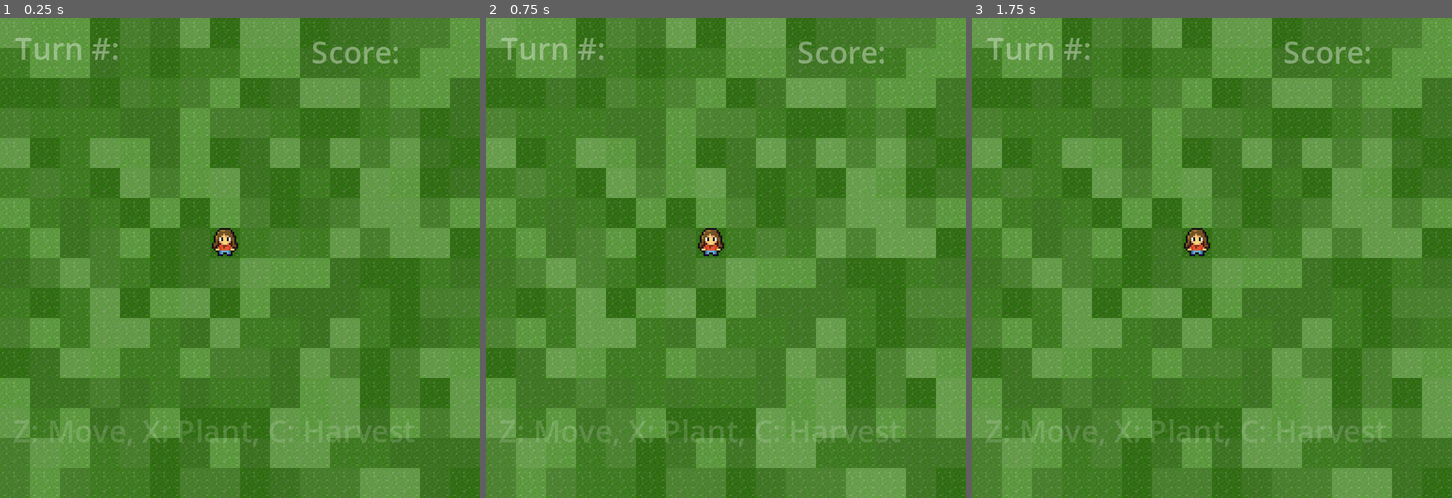
Above: before the commit, frames 1-3 (left to right).
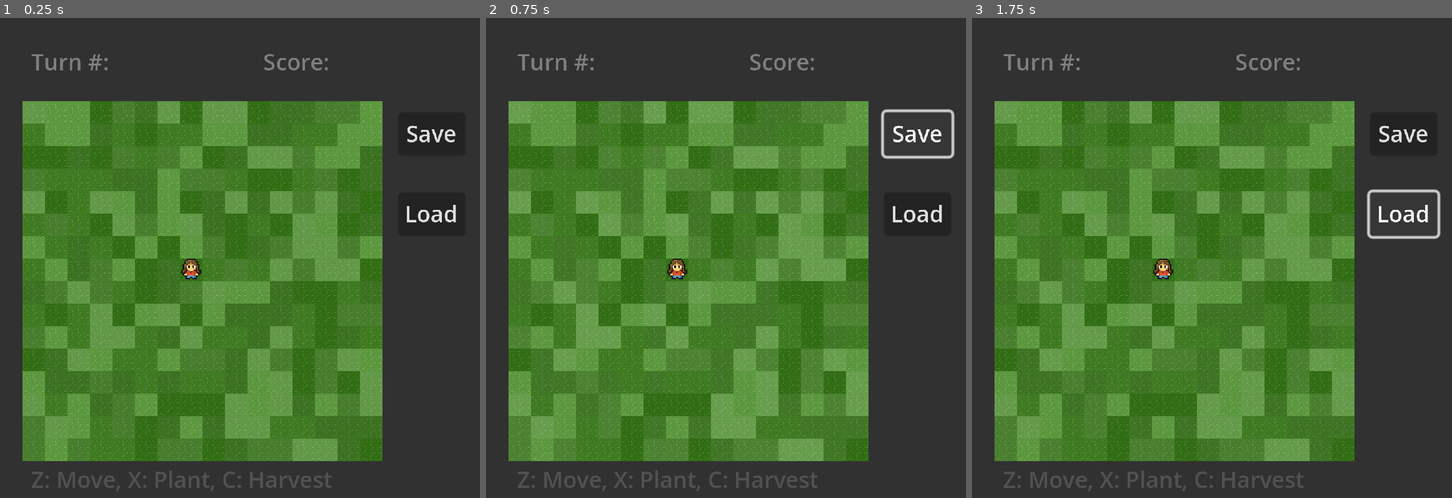
Above: after the commit, the same moments.

Repository: timpt0261/CMPM-121-F0-Proto
Game: Godot game, scene res://scene/main.tscn
Same seed, same stepped clock (60 frames per second), same inputs: the game is played once before the commit and once after it.
Inputs (mouse positions are in pixels of both pictures, inside the frame that each line leads up to):
- Up to frame 1 (0.25 s): no input
- Up to frame 2 (0.75 s): click (918, 133) at 0.5 s, where only the run after the commit has a clickable "Save"
- Up to frame 3 (1.75 s): click (1404, 214) at 1.25 s, where only the run after the commit has a clickable "Load"

The runs differ from the first frame. In frame 1, 68% of the frame differs, in the area x 0-100%, y 0-100%; in frame 2, 68%; in frame 3, 68%.

Commit message:
Modified game_state_manger to include save/load

Diff:
--- a/scene/main.tscn
+++ b/scene/main.tscn
@@ -1,5 +1,6 @@
-[gd_scene load_steps=20 format=3 uid="uid://cdvrt3alfjcqp"]
+[gd_scene load_steps=19 format=3 uid="uid://cdvrt3alfjcqp"]
 
+[ext_resource type="Script" path="res://script/game_state_manager.gd" id="1_2nue2"]
 [ext_resource type="Texture2D" uid="uid://cqpnkcrufhdty" path="res://tile/grass.png" id="1_rx26m"]
 [ext_resource type="Script" path="res://script/terrain_map.gd" id="3_bdwhm"]
 [ext_resource type="Texture2D" uid="uid://h3pwbiwgoyw" path="res://tile/selected.png" id="3_fq6s7"]
@@ -9,9 +10,7 @@
 [ext_resource type="Script" path="res://script/Player.gd" id="5_s21wj"]
 [ext_resource type="Script" path="res://script/plant_manager.gd" id="8_14ev8"]
 [ext_resource type="Script" path="res://script/turn_count.gd" id="8_sqolj"]
-[ext_resource type="Script" path="res://script/label_manager.gd" id="9_bgp6k"]
 [ext_resource type="Script" path="res://script/score_count.gd" id="11_pb80n"]
-[ext_resource type="Script" path="res://script/game_state_manager.gd" id="12_ikhrl"]
 
 [sub_resource type="TileSetAtlasSource" id="TileSetAtlasSource_aifgd"]
 texture = ExtResource("1_rx26m")
@@ -58,7 +57,66 @@
 [node name="Main" type="Node2D"]
 
 [node name="game_state_manager" type="Node2D" parent="."]
-script = ExtResource("12_ikhrl")
+position = Vector2(0, -5)
+script = ExtResource("1_2nue2")
+
+[node name="UI" type="Control" parent="game_state_manager"]
+layout_direction = 1
+layout_mode = 3
+anchors_preset = 0
+offset_left = 1.0
+offset_top = -28.0
+offset_right = 286.0
+offset_bottom = 255.0
+size_flags_horizontal = 10
+size_flags_vertical = 8
+
+[node name="background" type="ColorRect" parent="game_state_manager/UI"]
+layout_mode = 1
+anchors_preset = 15
+anchor_right = 1.0
+anchor_bottom = 1.0
+offset_left = -17.0
+offset_top = -31.0
+offset_right = 42.0
+offset_bottom = 30.0
+grow_horizontal = 2
+grow_vertical = 2
+color = Color(0.188235, 0.188235, 0.188235, 0.960784)
+
+[node name="save" type="Button" parent="game_state_manager/UI"]
+layout_mode = 1
+anchors_preset = -1
+anchor_left = 0.126263
+anchor_top = -0.762767
+anchor_right = 1.95751
+anchor_bottom = 1.0742
+offset_left = 230.015
+offset_top = 251.863
+offset_right = -243.89
+offset_bottom = -237.0
+grow_horizontal = 2
+grow_vertical = 2
+text = "Save"
+clip_text = true
+metadata/save = false
+
+[node name="load" type="Button" parent="game_state_manager/UI"]
+layout_mode = 1
+anchors_preset = -1
+anchor_left = 0.126263
+anchor_top = -0.762767
+anchor_right = 1.95751
+anchor_bottom = 1.0742
+offset_left = 230.015
+offset_top = 308.863
+offset_right = -243.89
+offset_bottom = -180.0
+grow_horizontal = 2
+grow_vertical = 2
+text = "Load
+"
+clip_text = true
 
 [node name="TerrainMap" type="TileMap" parent="game_state_manager"]
 tile_set = SubResource("TileSet_mkbp6")
@@ -94,39 +152,46 @@
 [node name="Plants" type="Node2D" parent="game_state_manager/TerrainMap"]
 script = ExtResource("8_14ev8")
 
+[node name="Camera2D" type="Camera2D" parent="."]
+position = Vector2(-16, -64)
+anchor_mode = 0
+zoom = Vector2(0.75, 0.75)
+position_smoothing_enabled = true
+drag_horizontal_enabled = true
+drag_vertical_enabled = true
+
 [node name="Labels" type="Node2D" parent="."]
-script = ExtResource("9_bgp6k")
 
 [node name="TurnCount" type="Label" parent="Labels"]
 z_index = 30
 texture_filter = 1
-offset_left = 8.0
-offset_top = 5.0
-offset_right = 99.0
-offset_bottom = 44.0
+offset_left = 6.0
+offset_top = -44.0
+offset_right = 97.0
+offset_bottom = -5.0
 text = "Turn #:"
 label_settings = SubResource("LabelSettings_3gkfw")
 script = ExtResource("8_sqolj")
 
+[node name="Controls" type="Label" parent="Labels"]
+offset_left = 6.0
+offset_top = 253.0
+offset_right = 240.0
+offset_bottom = 292.0
+text = "Z: Move, X: Plant, C: Harvest"
+label_settings = SubResource("LabelSettings_nhnr5")
+
 [node name="ScoreCount" type="Label" parent="Labels"]
 z_index = 30
 texture_filter = 1
-offset_left = 166.0
-offset_top = 7.0
-offset_right = 220.0
-offset_bottom = 33.0
+offset_left = 171.0
+offset_top = -44.0
+offset_right = 225.0
+offset_bottom = -18.0
 text = "Score:"
 label_settings = SubResource("LabelSettings_3gkfw")
 script = ExtResource("11_pb80n")
 
-[node name="Controls" type="Label" parent="Labels"]
-offset_left = 7.0
-offset_top = 209.0
-offset_right = 241.0
-offset_bottom = 248.0
-text = "Z: Move, X: Plant, C: Harvest"
-label_settings = SubResource("LabelSettings_nhnr5")
-
+[connection signal="next_turn_signal" from="Labels/TurnCount" to="game_state_manager" method="save_cell_state"]
 [connection signal="next_turn_signal" from="Labels/TurnCount" to="game_state_manager/TerrainMap" method="update_grass"]
 [connection signal="next_turn_signal" from="Labels/TurnCount" to="game_state_manager/TerrainMap/Plants" method="update_plants"]
-[connection signal="next_turn_signal" from="Labels/TurnCount" to="game_state_manager" method="save_cell_state"]
--- a/script/game_state_manager.gd
+++ b/script/game_state_manager.gd
@@ -1,9 +1,11 @@
 extends Node2D
-
 class_name game_state_manager
 
-@onready var terrain_map = $"TerrainMap"
-@onready var plant_manager = $"TerrainMap/Plants"
+@onready var terrain_map = $TerrainMap
+@onready var plant_manager = $TerrainMap/Plants
+@onready var player = $TerrainMap/Player
+@onready var tunr_count = $Lables/TurnCount
+@onready var score_count = $Lables/ScoreCount
 
 var cell_state_array: Array;
 
@@ -13,6 +15,7 @@
 	cell_state_array.resize(MASTER_GRID_SIZE*MASTER_GRID_SIZE)
 
 func save_cell_state():
+	var player_pos = player.position;
 	var terrain_dict = terrain_map.terrain_dict
 	var plant_dict = plant_manager.plantDict
 	var MASTER_GRID_SIZE = terrain_map.MASTER_GRID_SIZE
@@ -26,7 +29,9 @@
 			plant_type_id = p.plant_type_id
 		var pos = key as Vector2
 		var i = pos.y * MASTER_GRID_SIZE + pos.x
-		cell_state_array[i] = cell_state_struct.new(g.get_wetness(), g.get_sunlight(), plant_type_id, growth)
+		cell_state_array[i] = cell_state_struct.new(g.get_wetness(), g.get_sunlight(), plant_type_id, growth);
+
+
 
 func get_byte_array() -> PackedByteArray:
 	return PackedByteArray(cell_state_array)
@@ -42,3 +47,65 @@
 		self.sun = sun
 		self.plant_type_id = plant_type_id
 		self.plant_growth = plant_growth
+
+
+#Turn Count
+#Score Count
+#Random seed (per turn?)
+#Tile info
+#Player Position
+#Inventory (what seeds you have)
+#Plants Growing, Plant Data
+#Turn Cell's entire state into piece of data
+
+
+func do_save():
+	save_cell_state()
+	# Encode the cell state array to a PackedByteArray
+	var byte_array = get_byte_array()
+	# Save the PackedByteArray to a file
+	var file = FileAccess.open("res://saved_data/game_save.dat", FileAccess.WRITE);
+	file.store_buffer(byte_array)
+	file.close()
+
+func do_load():
+	# Read the PackedByteArray from the file
+	var file:FileAccess;
+	if file.file_exists("res://saved_data/game_save.dat"):
+		file.open("res://saved_data/game_save.dat", FileAccess.READ);
+		var byte_array = PackedByteArray(file.get_buffer(file.get_len()));
+		file.close();
+		# Decode the PackedByteArray and update the game state
+		load_cell_state(byte_array);
+	else:
+		printerr("Save Not Found");
+
+func load_cell_state(byte_array: PackedByteArray):
+	# Clear existing state (if any) before loading
+	cell_state_array.clear()
+
+	# still working out
+
+	# Update the game state using the loaded data
+	update_game_state()
+
+func update_game_state():
+	# Update the terrain, plants, player, and other game state elements
+	# based on the loaded cell state array
+	var MASTER_GRID_SIZE = terrain_map.MASTER_GRID_SIZE
+	for i in range(MASTER_GRID_SIZE * MASTER_GRID_SIZE):
+		var pos = Vector2(i % MASTER_GRID_SIZE, i / MASTER_GRID_SIZE)
+		var g = terrain_map.terrain_dict[pos]
+		var cell_data = cell_state_array[i]
+
+		# Update terrain and plant information
+		g.set_wetness(cell_data.hydration)
+		g.set_sunlight(cell_data.sun)
+
+		if cell_data.plant_type_id >= 0:
+			plant_manager.plant_plant(pos, cell_data.plant_type_id, cell_data.plant_growth)
+
+	# Additional game state updates based on the loaded data
+	var additional_data = cell_state_array[-1]  # Get the last element in the array
+	tunr_count.text = str(additional_data.turn_count)
+	score_count.text = str(additional_data.score_count)
Empty file added: script/game_save_system.gd
Not shown, changed: .github/workflows/github_to_itch.yml
